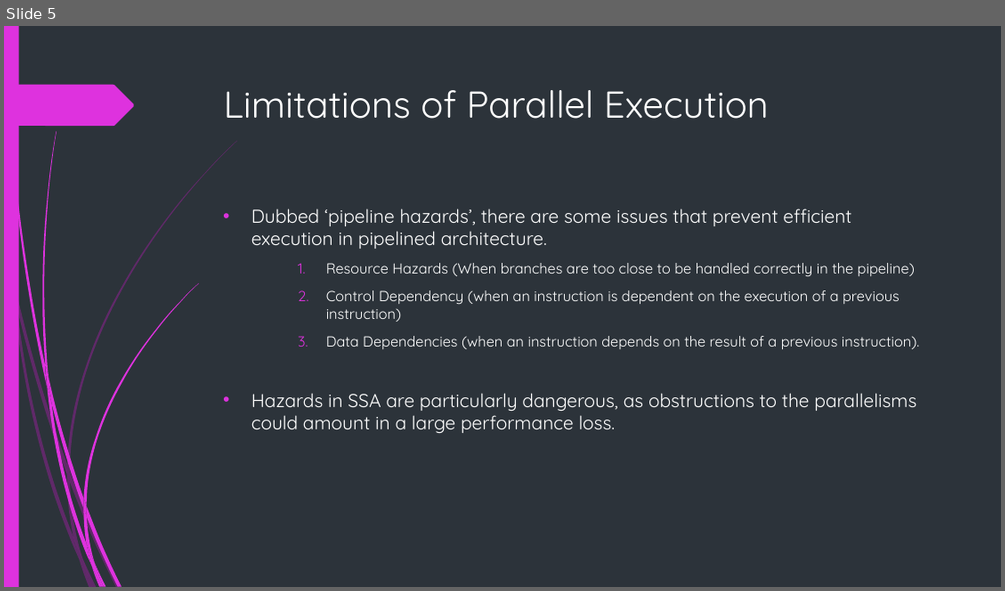
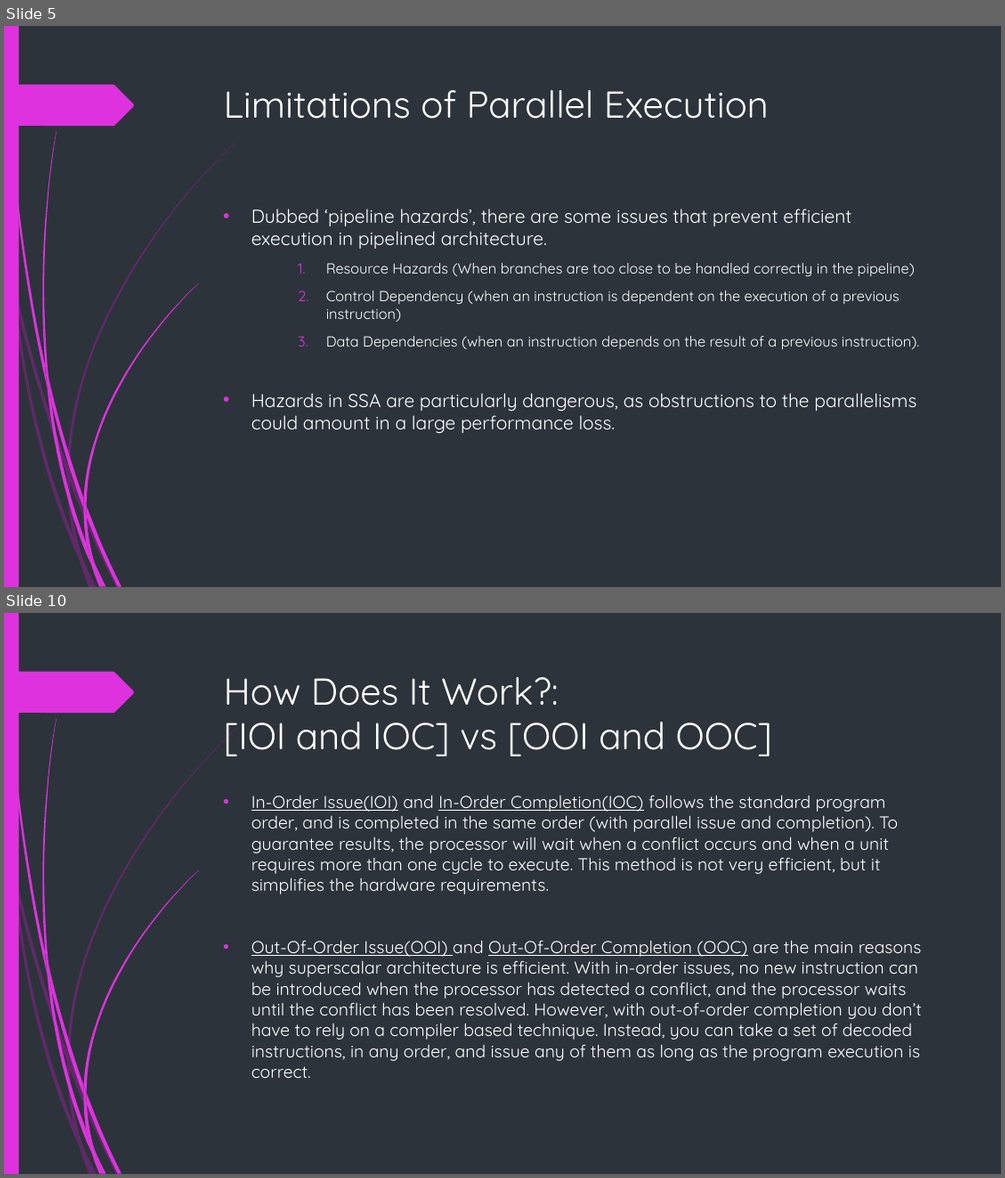
Before and after one commit to BlenderCN-Org/University-Assignments, a slide deck: CS3340 - Computer Architecture/hw5/mgm160130.pptx. Shown one above the other, each under a label of ours: slide 5 before the commit, slides 5 and 10 after it; the slides between them are not shown. The pictures are 1005x591 and 1005x1178 pixels, drawn with LibreOffice and Linux fonts; fonts in the diff are those of the drawing. Boxes give left, top, right and bottom in pixels: in the first picture for what was removed or moved away, otherwise in the second. Text is boxed around its words. In the diff, an @@ line names an element or a change of style, - is before the commit and + after.

```diff
--- a/CS3340 - Computer Architecture/hw5/mgm160130.pptx
+++ b/CS3340 - Computer Architecture/hw5/mgm160130.pptx
@@ slide 10 added at (4,613,1001,1174), background #2C333A; not listed: 24 template elements that a slide beside it also shows @@
@@ title added at (224,677,772,756), 36 pt, text #FFFFFF @@
+How Does It Work?:
+[IOI and IOC] vs [OOI and OOC]
@@ text added at (251,795,922,1078), 16.6 pt, text #FFFFFF @@
+• In-Order Issue(IOI) and In-Order Completion(IOC) follows the standard program order, and is completed in the same order (with parallel issue and completion). To guarantee results, the processor will wait when a conflict occurs and when a unit requires more than one cycle to execute. This method is not very efficient, but it simplifies the hardware requirements.
+• Out-Of-Order Issue(OOI) and Out-Of-Order Completion (OOC) are the main reasons why superscalar architecture is efficient. With in-order issues, no new instruction can be introduced when the processor has detected a conflict, and the processor waits until the conflict has been resolved. However, with out-of-order completion you don’t have to rely on a compiler based technique. Instead, you can take a set of decoded instructions, in any order, and issue any of them as long as the program execution is correct.
```
Also in this commit, not shown: 4 slides changed, 4 other slides added, 1 slide removed, 1 other file.
